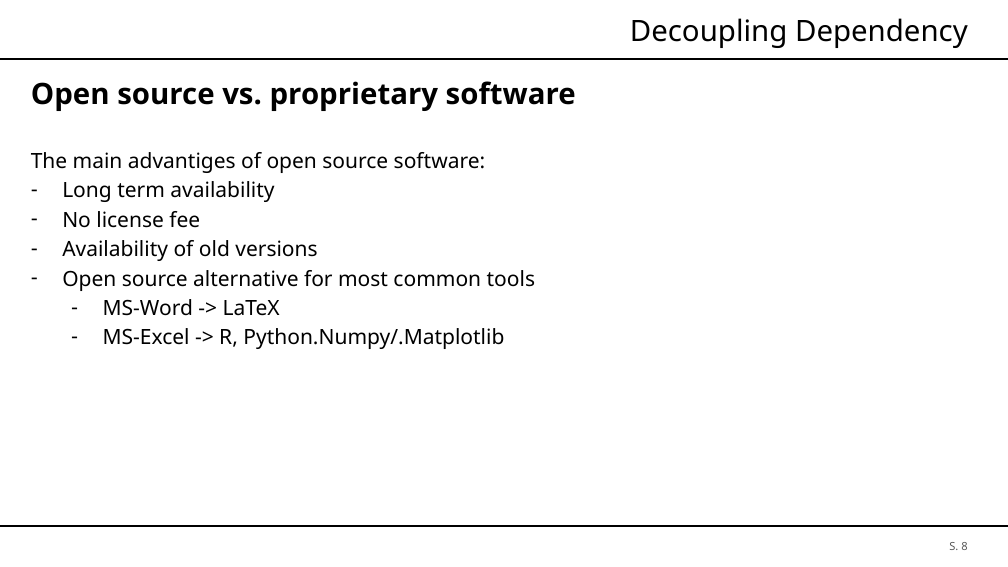
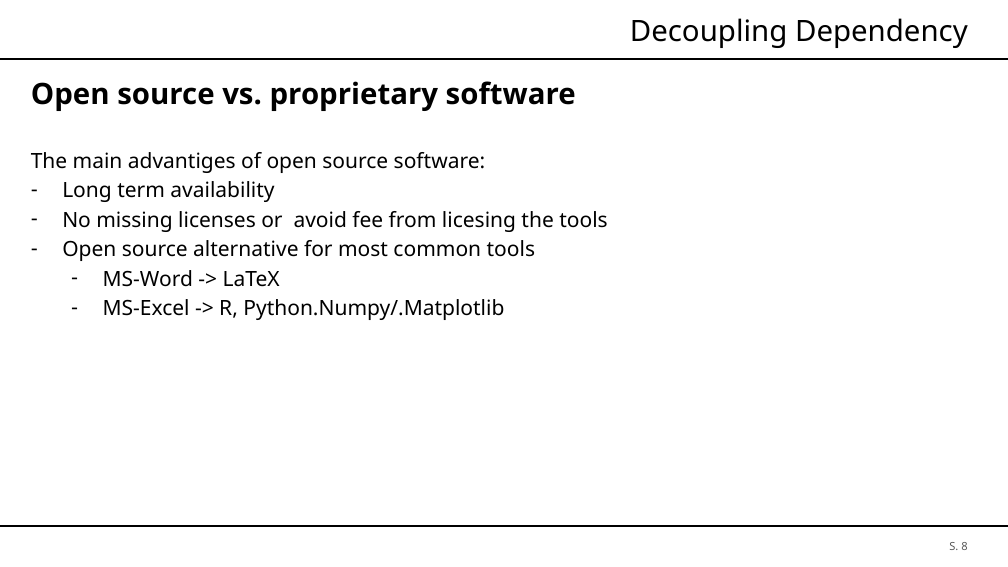
Before and after one commit to brt30696/REPRO_Rraesentation, a slide deck: slide 8 of Präsentation.pptx. Drawn at 1008x567 pixels with LibreOffice and Linux fonts; fonts in the diff are those of the drawing; background and template pictures are left out. Boxes give left, top, right and bottom in pixels: in the first picture for what was removed or moved away, otherwise in the second. Text is boxed around its words. In the diff, an @@ line names an element or a change of style, - is before the commit and + after.

Commit message:
update

```diff
--- a/Präsentation.pptx
+++ b/Präsentation.pptx
@@ text at box(62, 211, 607, 232): text changed @@
-– No license fee
-– Availability of old versions
+– No missing licenses or avoid fee from licesing the tools
```
Also in this commit, not shown: 1 other slide changed.
